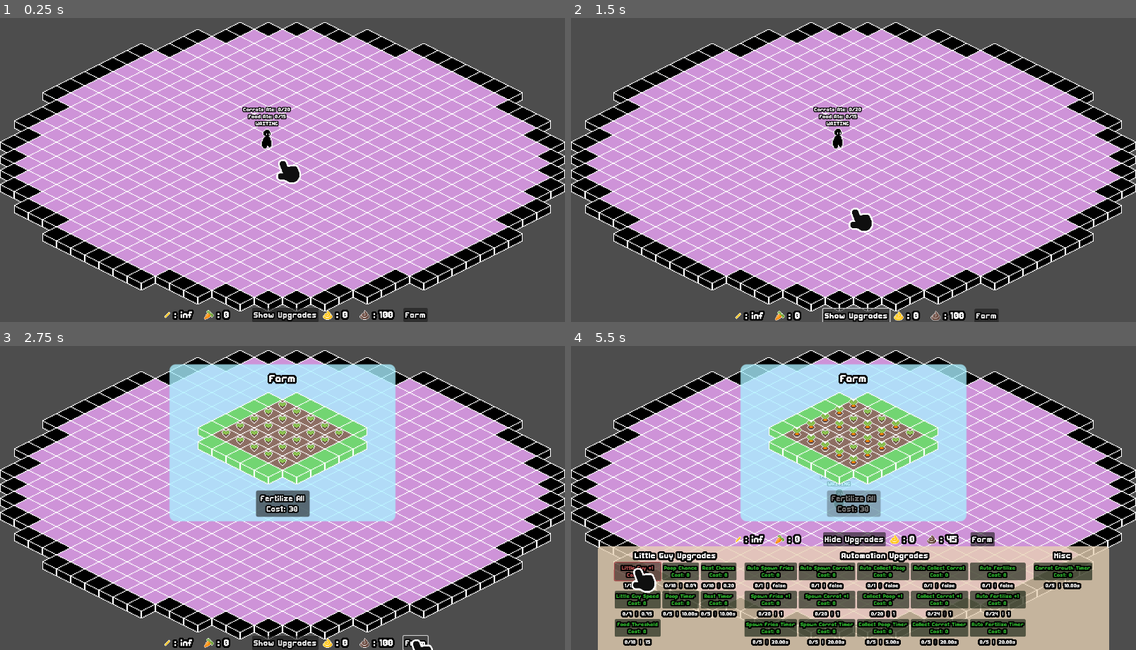
Above: before the commit, frames 1-4 (two rows, left to right).
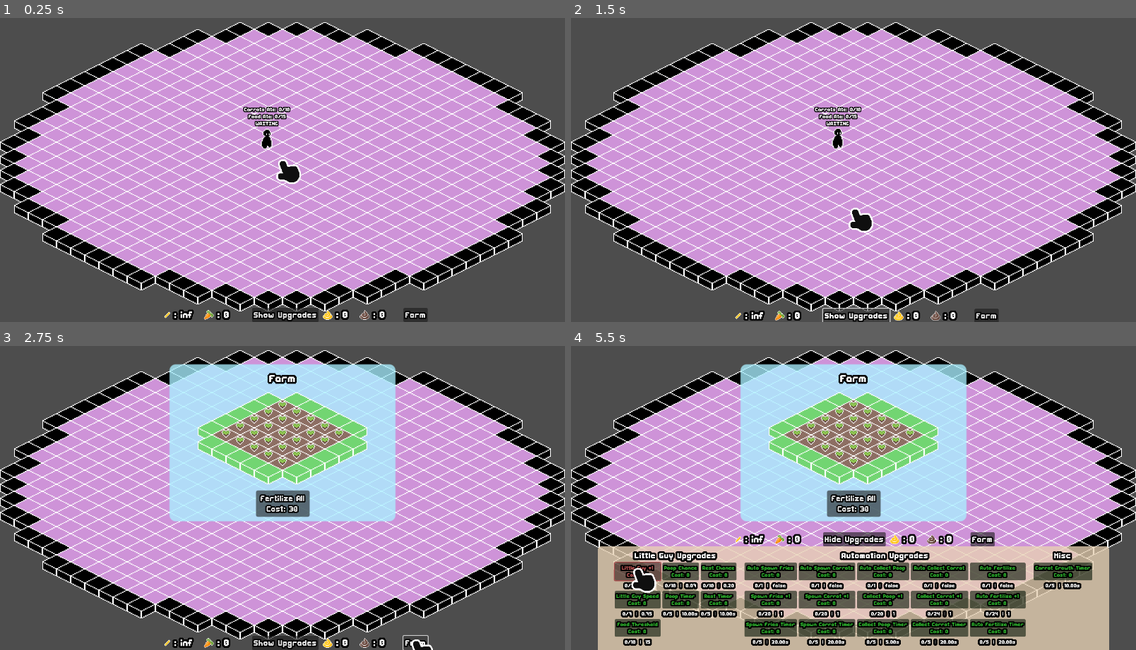
Above: after the commit, the same moments.

Repository: FennecKii/gdtv-jam-2025
Game: Godot game, scene res://main.tscn
The game is run twice, just before and just after one commit, with the same random seed, the same clock (stepped at 60 frames per second) and the same inputs. The project has no main scene, so this scene is started directly.
Inputs:
- Up to frame 1 (0.25 s): no input
- Up to frame 2 (1.5 s): click "Show Upgrades" at 0.5 s; click "Hide Upgrades" at 1.25 s
- Up to frame 3 (2.75 s): click "Farm" at 2 s
- Up to frame 4 (5.5 s): click "Fertilize All Cost: 30" at 2.75 s; click "Show Upgrades" at 3.5 s; click "Little Guy +1 Cost: 25" at 4.25 s; click "Little Guy +1 Cost: 50" (after the commit: "Little Guy +1 Cost: 25") at 5 s

The runs differ from the first frame. In frame 1, 0.2% of the frame differs, in the area x 42-70%, y 29-100%; in frame 2, 0.2%; in frame 3, less than 0.1%; in frame 4, 1.4%, in the area x 9-69%, y 17-81%.

Commit message:
little guy state machine fixes and checks

Diff:
--- a/globals/Global.gd
+++ b/globals/Global.gd
@@ -20,14 +20,14 @@
 var poop_detection_area: Area2D
 var food_group: Node2D
 
-var common_poops_collected: int = 100
+var common_poops_collected: int = 0
 var common_food_amount: float = INF
 var common_carrot_amount: int = 0
 
 var golden_poops_collected: int = 0
-var golden_poop_chance: float = 1.0
+var golden_poop_chance: float = 0.0001
 var golden_poop_group: Node2D
-const carrot_pool_max: int = 20
+const carrot_pool_max: int = 10
 
 # UI interaction
 var cursor_interacted: bool = false
--- a/little guy/little_guy.gd
+++ b/little guy/little_guy.gd
@@ -1,6 +1,5 @@
 extends CharacterBody2D
 
-#TODO poop is the currency :)
 
 enum State {
 	COLLECT,
@@ -38,6 +37,7 @@
 @onready var food_collision: CollisionShape2D = $"Item Detection/CollisionShape2D"
 @onready var food_detection_area: Area2D = $"Item Detection"
 @onready var carrot_collected_label: Label = $"Control/Carrot Collected"
+@onready var collection_safety_timer: Timer = $"Collection Safety Timer"
 
 
 func _ready() -> void:
@@ -104,17 +104,20 @@
 		if randf_range(0, 1) <= Global.rest_chance * delta:
 			previous_state = current_state
 			current_state = State.REST
+			collection_safety_timer.stop()
 			food_collision.disabled = true
 
 	if current_state == State.COLLECT and not food_found:
 		previous_state = current_state
 		current_state = State.WAIT
+		collection_safety_timer.stop()
 		food_collision.disabled = true
 		return
 
 	if current_state == State.COLLECT and collected:
 		previous_state = current_state
 		current_state = State.POOP
+		collection_safety_timer.stop()
 		food_collision.disabled = true
 		return
 
@@ -145,6 +148,7 @@
 		current_state = previous_state
 		previous_state = State.REST
 	elif current_state == State.COLLECT and not collecting:
+		collection_safety_timer.start(15.0 - Global.littleguy_speed/100)
 		state_label.text = "COLLECTING"
 		collecting = true
 		collected = false
@@ -217,3 +221,9 @@
 		collecting = false
 	if is_carrot:
 		carrot_pool += 1
+
+
+func _on_collection_safety_timer_timeout() -> void:
+	if current_state == State.COLLECT:
+		previous_state = current_state
+		current_state = State.REST
--- a/little guy/little_guy.tscn
+++ b/little guy/little_guy.tscn
@@ -99,6 +99,10 @@
 horizontal_alignment = 1
 vertical_alignment = 1
 
+[node name="Collection Safety Timer" type="Timer" parent="."]
+wait_time = 15.0
+one_shot = true
+
 [node name="AnimatedSprite2D" type="AnimatedSprite2D" parent="."]
 sprite_frames = SubResource("SpriteFrames_4rir4")
 animation = &"idle"
@@ -117,3 +121,5 @@
 [node name="CollisionShape2D" type="CollisionShape2D" parent="Item Detection"]
 position = Vector2(0, -4)
 shape = SubResource("CircleShape2D_fat7f")
+
+[connection signal="timeout" from="Collection Safety Timer" to="." method="_on_collection_safety_timer_timeout"]
